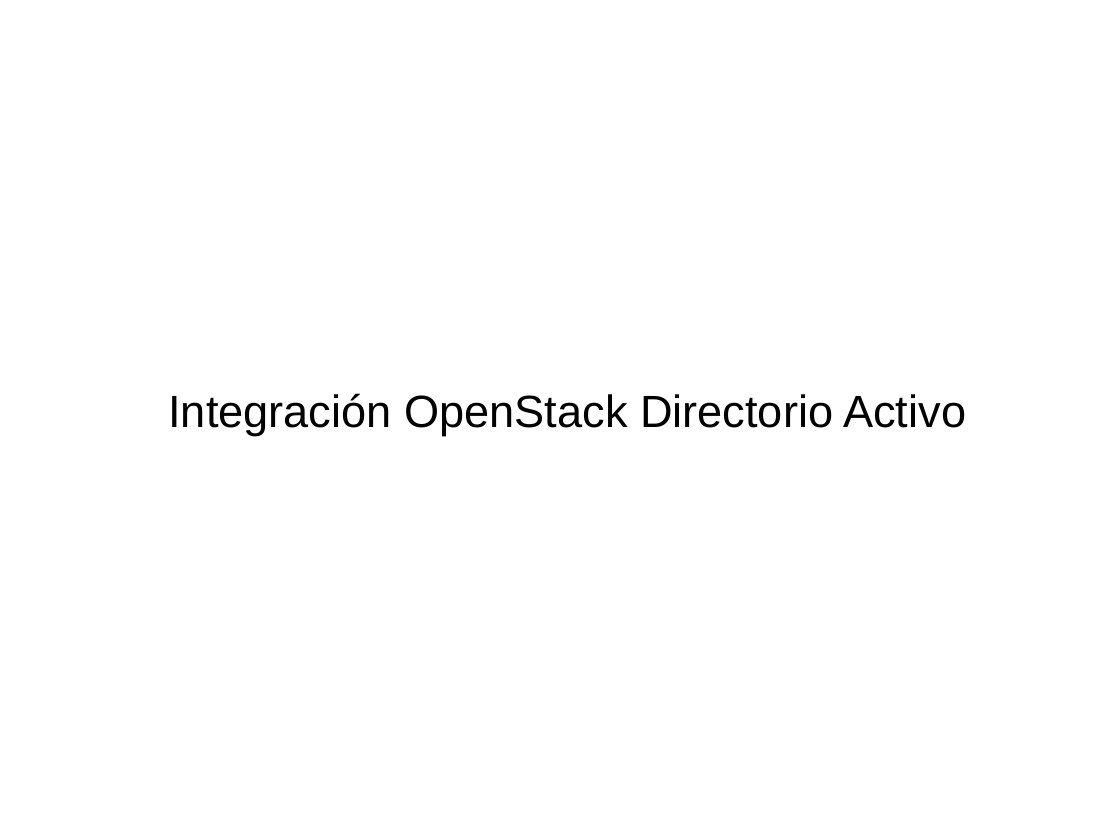
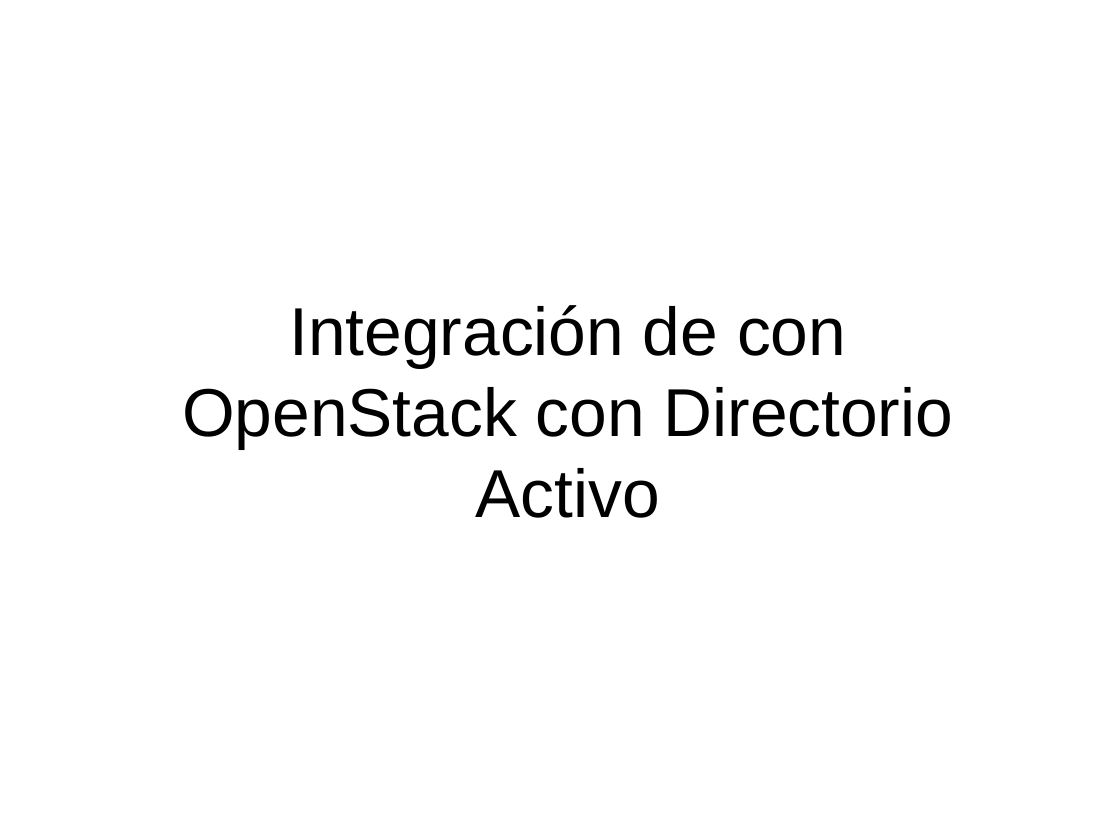
Before and after one commit to UO180222/tfg, a slide deck: slide 1 of docs/presentacion.odp. Drawn at 1120x840 pixels with LibreOffice and Linux fonts; fonts in the diff are those of the drawing; background and template pictures are left out. Boxes give left, top, right and bottom in pixels: in the first picture for what was removed or moved away, otherwise in the second. Text is boxed around its words. In the diff, an @@ line names an element or a change of style, - is before the commit and + after.

```diff
--- a/docs/presentacion.odp
+++ b/docs/presentacion.odp
@@ subtitle at bbox=[182, 305, 954, 518]: text changed; size 32 to 48 pt @@
-Integración OpenStack Directorio Activo
+Integración de con OpenStack con Directorio Activo
```
Also in this commit, not shown: 9 other slides changed, 5 slides added.
